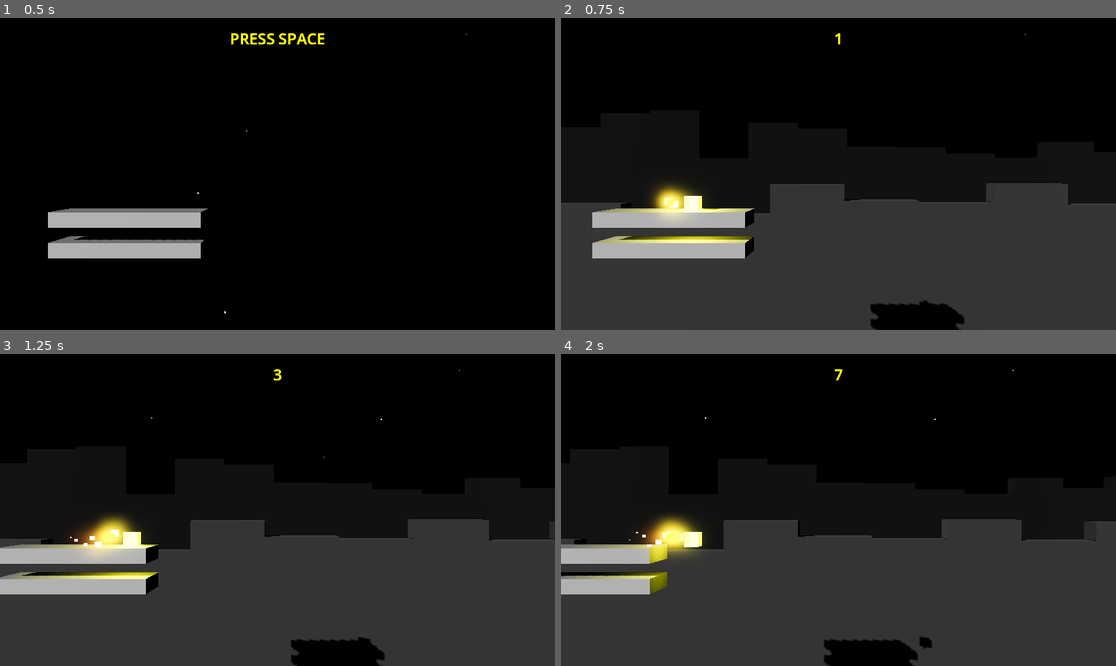
Above: before the commit, frames 1-4 (two rows, left to right).
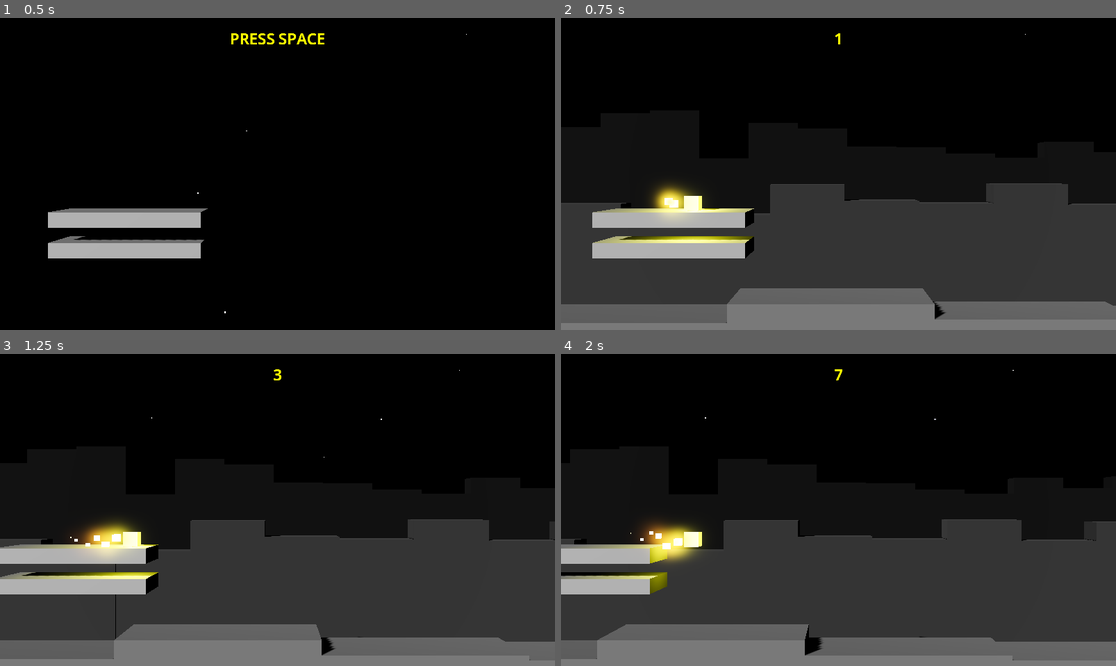
Above: after the commit, the same moments.

Repository: wangbinyq/prototypes
Game: Godot game, scene res://runner/runner.tscn
The game is run twice, just before and just after one commit, with the same random seed, the same clock (stepped at 60 frames per second) and the same inputs.
Inputs (mouse positions are in pixels of both pictures, inside the frame that each line leads up to):
- Up to frame 1 (0.5 s): no input
- Up to frame 2 (0.75 s): tap Space at 0.5 s; move the mouse to (960, 158) at 0.52 s; hold Right (ui_right) from 0.53 s (still down); click (960, 158) at 0.67 s
- Up to frame 3 (1.25 s): keep holding Right (ui_right); tap Enter (ui_accept) at 0.77 s
- Up to frame 4 (2 s): move the mouse to (727, 525) at 1.27 s; release Right (ui_right) at 1.28 s; hold Left (ui_left) from 1.28 s (still down); tap Enter (ui_accept) at 1.52 s

Frame 1 is identical in both runs. In frame 2, 10% of the frame differs, in the area x 0-100%, y 57-100%; in frame 3, 11%; in frame 4, 11%, in the area x 0-100%, y 51-100%.

Commit message:
feat(runner): add foreground skyline objects and update particle effects
- Added new foreground skyline object with associated mesh and material
- Updated skyline generators to include foreground object configuration
- Removed particle amount property from trail particle system
- Modified scene load steps count in runner scene file

Diff:
--- a/runner/runner.tscn
+++ b/runner/runner.tscn
@@ -75,6 +75,13 @@
 [sub_resource type="BoxMesh" id="BoxMesh_vmt3c"]
 material = SubResource("StandardMaterial3D_ma048")
 size = Vector3(10, 25, 4)
+
+[sub_resource type="StandardMaterial3D" id="StandardMaterial3D_vmt3c"]
+albedo_color = Color(0.415981, 0.41598, 0.41598, 1)
+
+[sub_resource type="BoxMesh" id="BoxMesh_otjrf"]
+material = SubResource("StandardMaterial3D_vmt3c")
+size = Vector3(10, 3, 4)
 
 [node name="RunnerGame" type="Node3D"]
 script = ExtResource("1_j4rbn")
@@ -160,6 +167,15 @@
 mesh = SubResource("BoxMesh_vmt3c")
 skeleton = NodePath("../../..")
 
+[node name="ForeSkylineObject2" type="Node3D" parent="SkylineObjects"]
+script = ExtResource("4_j4rbn")
+extents = 5.0
+
+[node name="MeshInstance3D" type="MeshInstance3D" parent="SkylineObjects/ForeSkylineObject2"]
+transform = Transform3D(1, 0, 0, 0, 1, 0, 0, 0, 1, 0, -1.5, 0)
+mesh = SubResource("BoxMesh_otjrf")
+skeleton = NodePath("../../..")
+
 [node name="SkylineGenerators" type="Node3D" parent="."]
 
 [node name="Background" type="Node3D" parent="SkylineGenerators" node_paths=PackedStringArray("objects")]
@@ -177,3 +193,11 @@
 altitude_min = -5.0
 altitude_max = 1.0
 metadata/_custom_type_script = "uid://duonkkwcf7kt6"
+
+[node name="Foreground" type="Node3D" parent="SkylineGenerators" node_paths=PackedStringArray("objects")]
+script = ExtResource("5_otjrf")
+objects = [NodePath("../../SkylineObjects/ForeSkylineObject2")]
+distance = 10.0
+altitude_min = -6.0
+altitude_max = -4.0
+metadata/_custom_type_script = "uid://duonkkwcf7kt6"
--- a/runner/runner_player.tscn
+++ b/runner/runner_player.tscn
@@ -72,7 +72,6 @@
 
 [node name="Trail Particle" type="GPUParticles3D" parent="."]
 emitting = false
-amount = 10
 process_material = SubResource("ParticleProcessMaterial_0y15v")
 draw_pass_1 = SubResource("BoxMesh_otjrf")
 
Not shown: 1 places in runner/runner.tscn that only renumber resources
